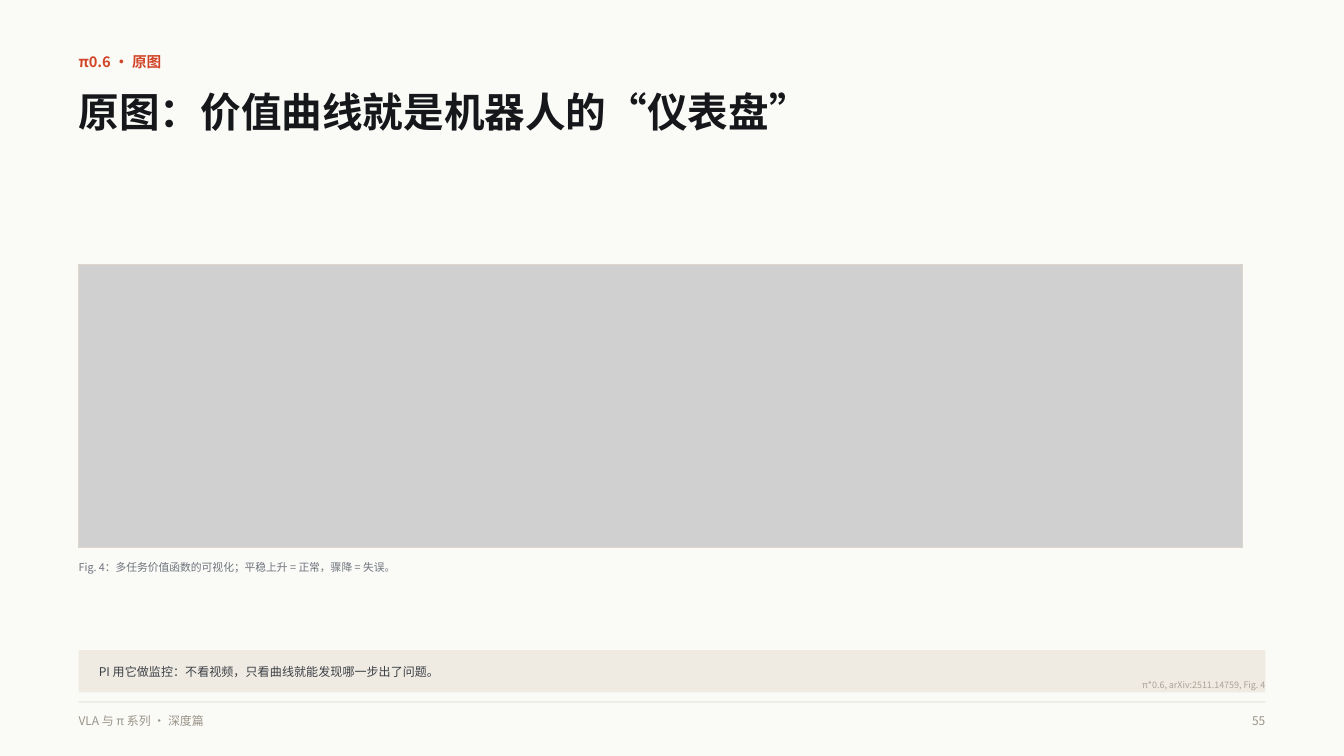
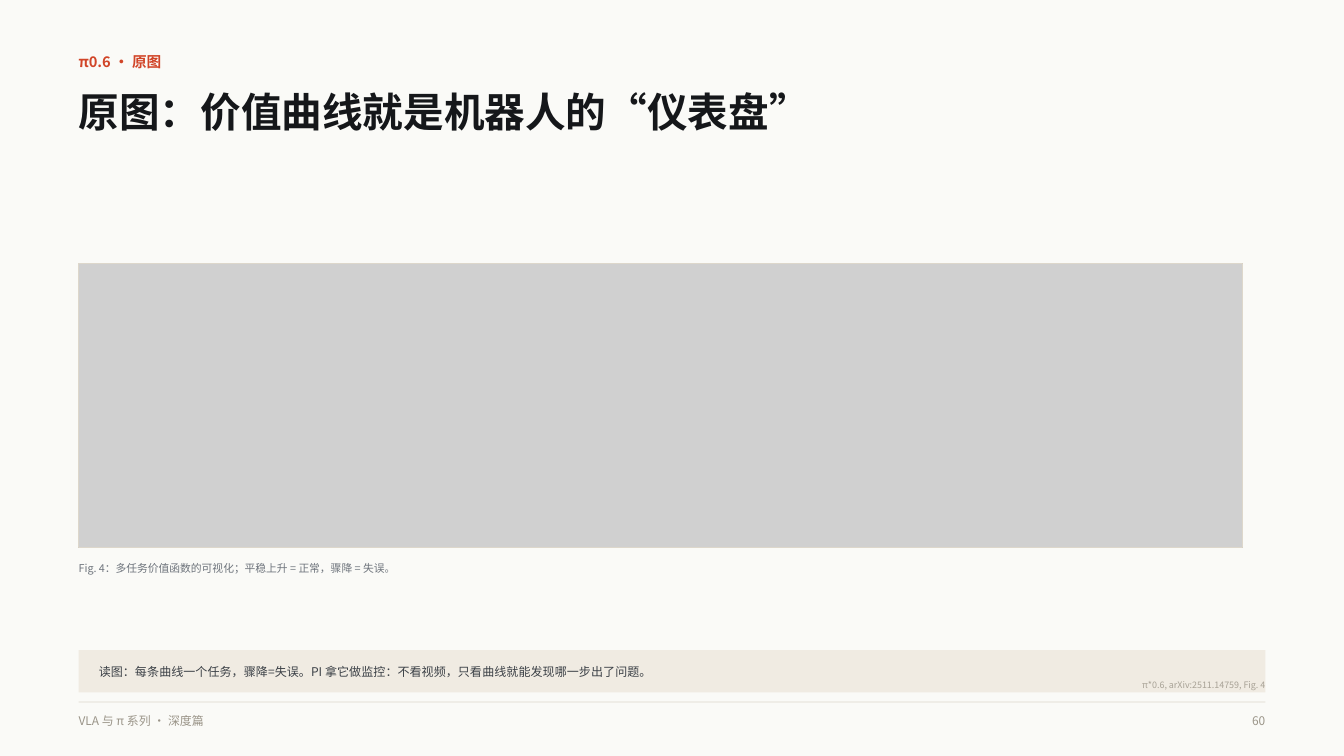
Before and after one commit to binbinao/ai-ppt-hub, a slide deck: slide 60 of decks/vla-pi-deep-dive/VLA与pi系列模型深度解析.pptx (slide 55 before the commit). Drawn at 1344x756 pixels with LibreOffice and Linux fonts; fonts in the diff are those of the drawing; grey boxes stand for pictures. Boxes give left, top, right and bottom in pixels: in the first picture for what was removed or moved away, otherwise in the second. Text is boxed around its words. In the diff, an @@ line names an element or a change of style, - is before the commit and + after.

```diff
--- a/decks/vla-pi-deep-dive/VLA与pi系列模型深度解析.pptx
+++ b/decks/vla-pi-deep-dive/VLA与pi系列模型深度解析.pptx
@@ text at box(99, 666, 651, 677): text changed @@
-PI 用它做监控：不看视频，只看曲线就能发现哪一步出了问题。
+读图：每条曲线一个任务，骤降=失误。PI 拿它做监控：不看视频，只看曲线就能发现哪一步出了问题。
@@ text at box(1252, 716, 1265, 725): text changed @@
-55
+60
```
Also in this commit, not shown: 93 other slides changed, 11 slides added, 5 other files.
